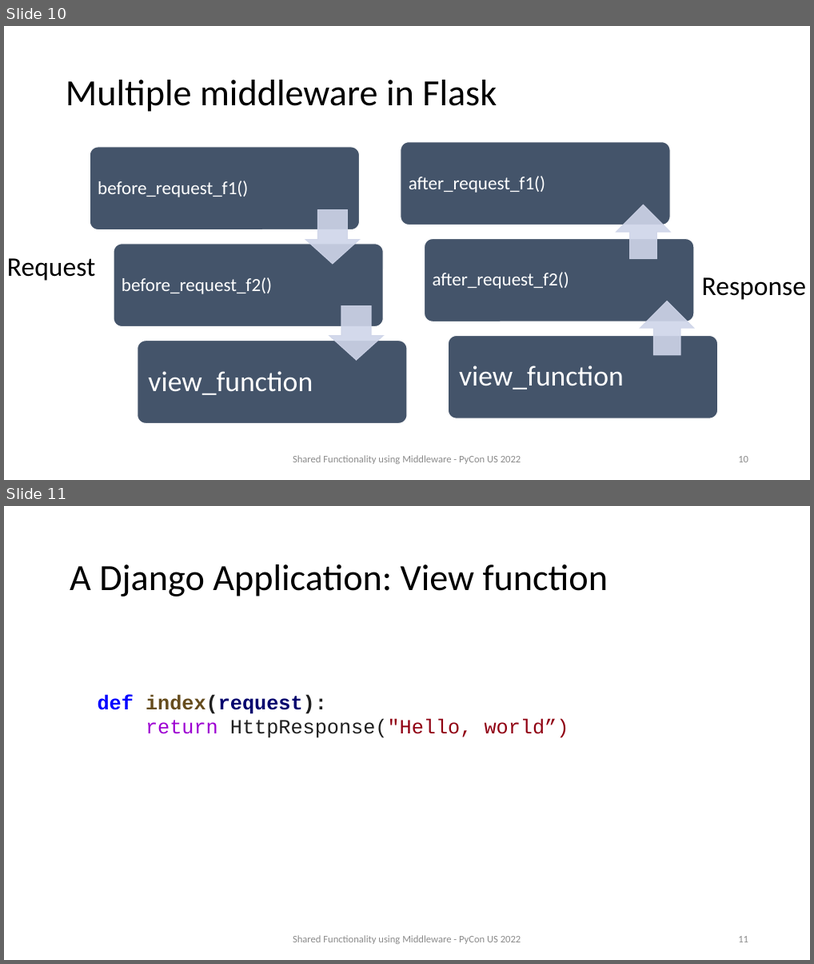
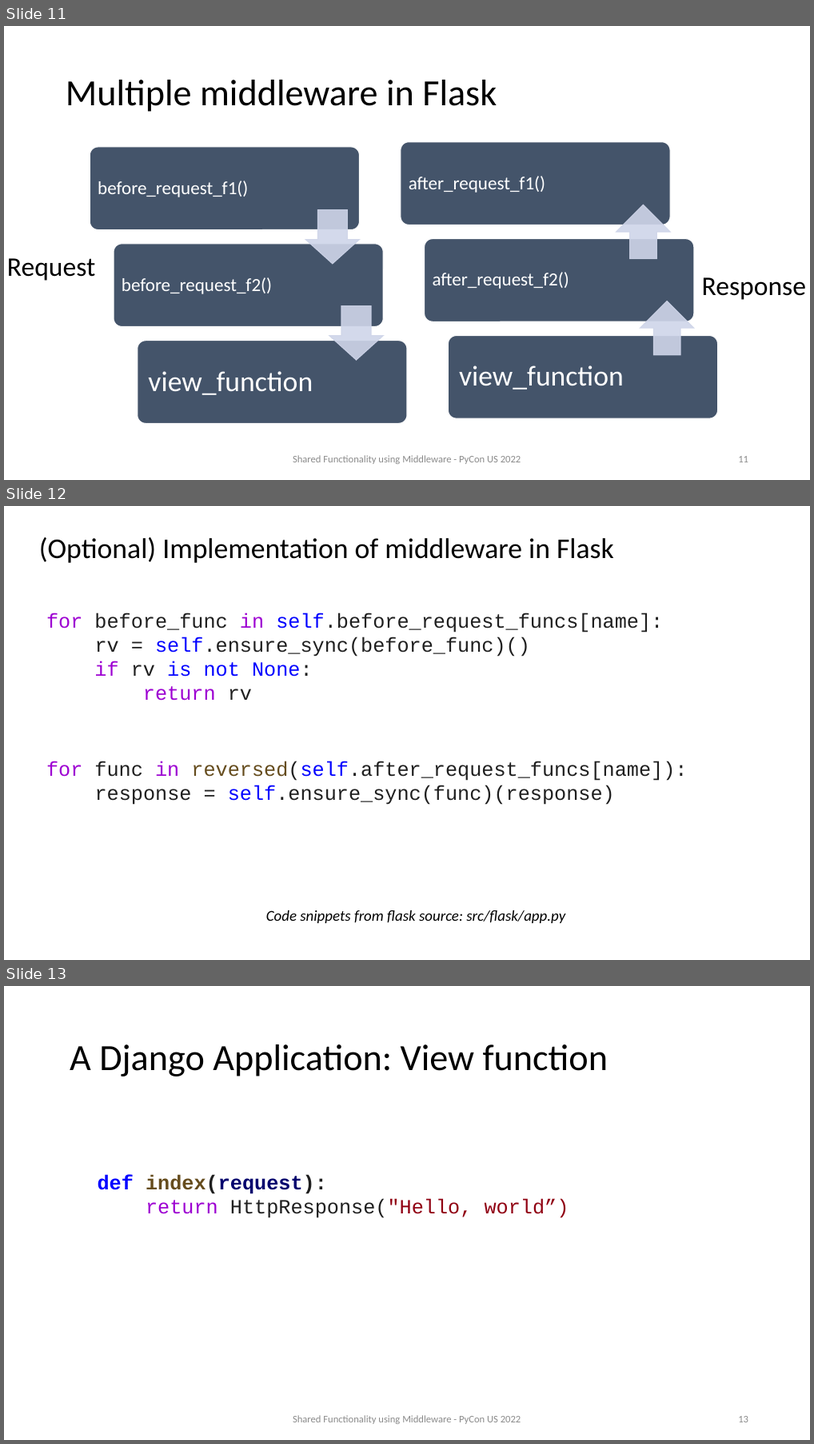
Before and after one commit to prod-python/pycon-us-2022, a slide deck: slides.pptx. Shown one above the other, each under a label of ours: slides 10 and 11 before the commit, slides 11, 12 and 13 after it. The pictures are 814x964 and 814x1444 pixels, drawn with LibreOffice and Linux fonts; fonts in the diff are those of the drawing. Boxes give left, top, right and bottom in pixels: in the first picture for what was removed or moved away, otherwise in the second. Text is boxed around its words. In the diff, an @@ line names an element or a change of style, - is before the commit and + after.

```diff
--- a/slides.pptx
+++ b/slides.pptx
@@ slide 12 added at bbox=[4, 506, 810, 960], background #FFFFFF @@
@@ title added at bbox=[39, 537, 614, 563], 34 pt, text #000000 @@
+(Optional) Implementation of middleware in Flask
@@ text added at bbox=[46, 612, 663, 700], 24 pt, text #1F1F1F @@
+for before_func in self.before_request_funcs[name]:
+rv = self.ensure_sync(before_func)()
+if rv is not None:
+return rv
@@ text added at bbox=[46, 760, 687, 804], 24 pt, text #1F1F1F @@
+for func in reversed(self.after_request_funcs[name]):
+response = self.ensure_sync(func)(response)
@@ text added at bbox=[266, 910, 566, 923], 18 pt, text #000000, italic @@
+Code snippets from flask source: src/flask/app.py
@@ what was slide 10 is now slide 11 @@
@@ page number at bbox=[738, 456, 749, 462]: text changed @@
-10
+11
@@ what was slide 11 is now slide 13 @@
@@ page number at bbox=[738, 1416, 749, 1422]: text changed @@
-11
+13
```
Also in this commit, not shown: 4 slides changed, 3 other slides added, 1 other file.
